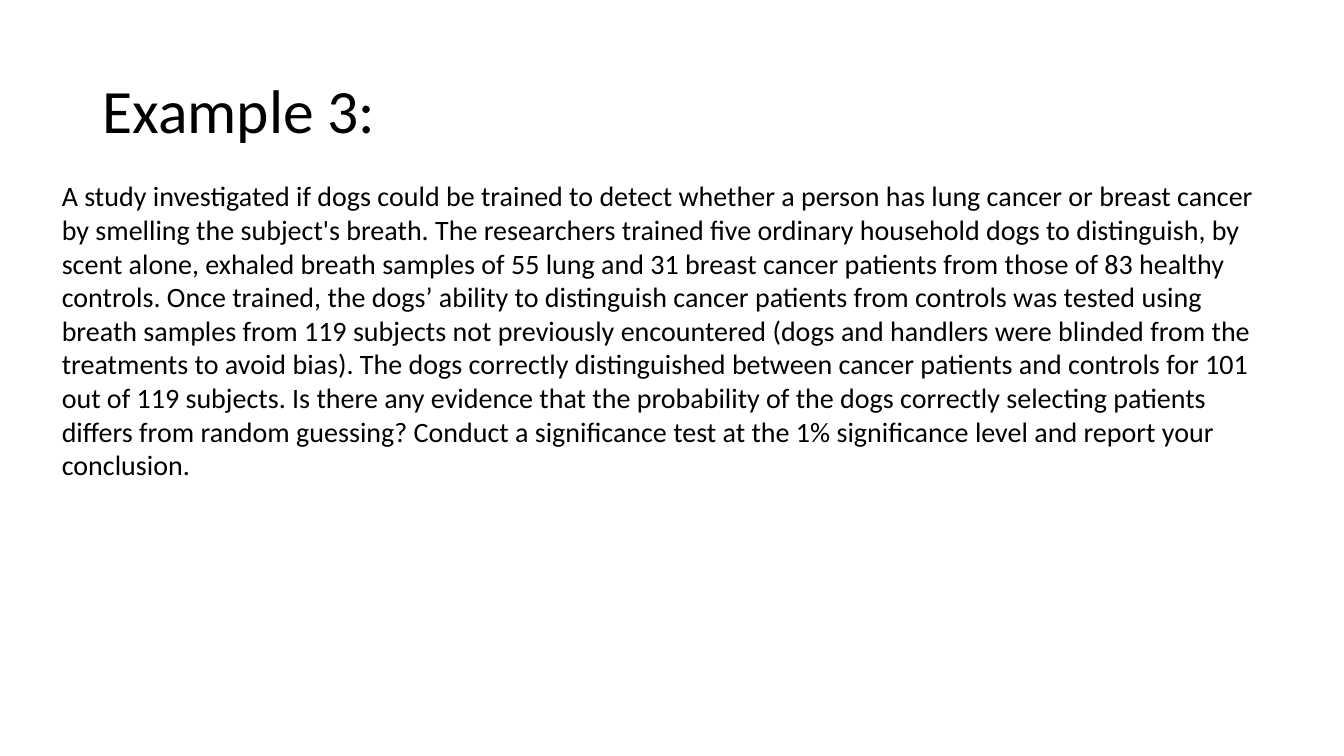
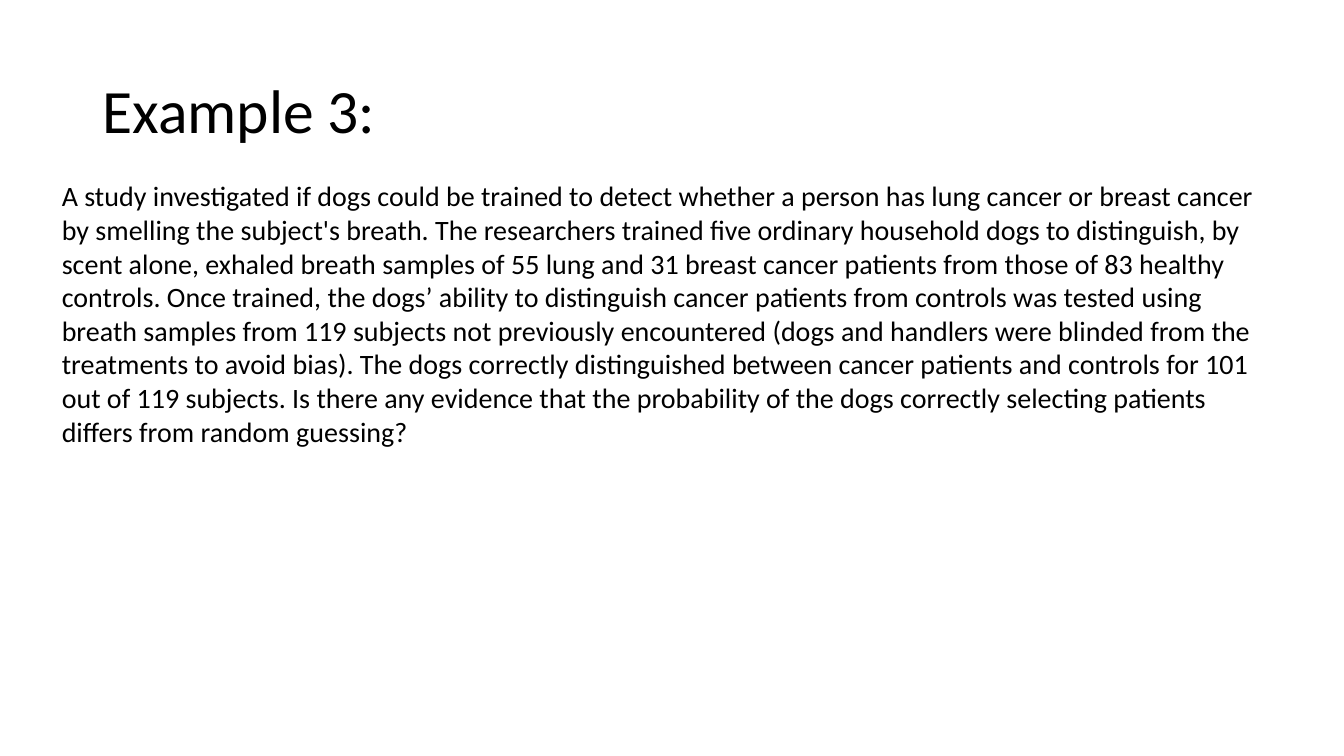
Before and after one commit to Jarred6068/UI_STAT251-03_Spring_2024, a slide deck: slide 7 of docs/lecture_slides/Week 12/Week12_Lecture22_Slides_3_27_2024.pptx. Drawn at 1344x756 pixels with LibreOffice and Linux fonts; fonts in the diff are those of the drawing. Boxes give left, top, right and bottom in pixels: in the first picture for what was removed or moved away, otherwise in the second. Text is boxed around its words. In the diff, an @@ line names an element or a change of style, - is before the commit and + after.

```diff
--- a/docs/lecture_slides/Week 12/Week12_Lecture22_Slides_3_27_2024.pptx
+++ b/docs/lecture_slides/Week 12/Week12_Lecture22_Slides_3_27_2024.pptx
@@ text at (62,186,1252,447): text changed @@
-A study investigated if dogs could be trained to detect whether a person has lung cancer or breast cancer by smelling the subject's breath. The researchers trained five ordinary household dogs to distinguish, by scent alone, exhaled breath samples of 55 lung and 31 breast cancer patients from those of 83 healthy controls. Once trained, the dogs’ ability to distinguish cancer patients from controls was tested using breath samples from 119 subjects not previously encountered (dogs and handlers were blinded from the treatments to avoid bias). The dogs correctly distinguished between cancer patients and controls for 101 out of 119 subjects. Is there any evidence that the probability of the dogs correctly selecting patients differs from random guessing? Conduct a significance test at the 1% significance level and report your conclusion.
+A study investigated if dogs could be trained to detect whether a person has lung cancer or breast cancer by smelling the subject's breath. The researchers trained five ordinary household dogs to distinguish, by scent alone, exhaled breath samples of 55 lung and 31 breast cancer patients from those of 83 healthy controls. Once trained, the dogs’ ability to distinguish cancer patients from controls was tested using breath samples from 119 subjects not previously encountered (dogs and handlers were blinded from the treatments to avoid bias). The dogs correctly distinguished between cancer patients and controls for 101 out of 119 subjects. Is there any evidence that the probability of the dogs correctly selecting patients differs from random guessing?
```
Also in this commit, not shown: 5 other slides changed, 5 slides added, 2 slides removed, 6 other files.
